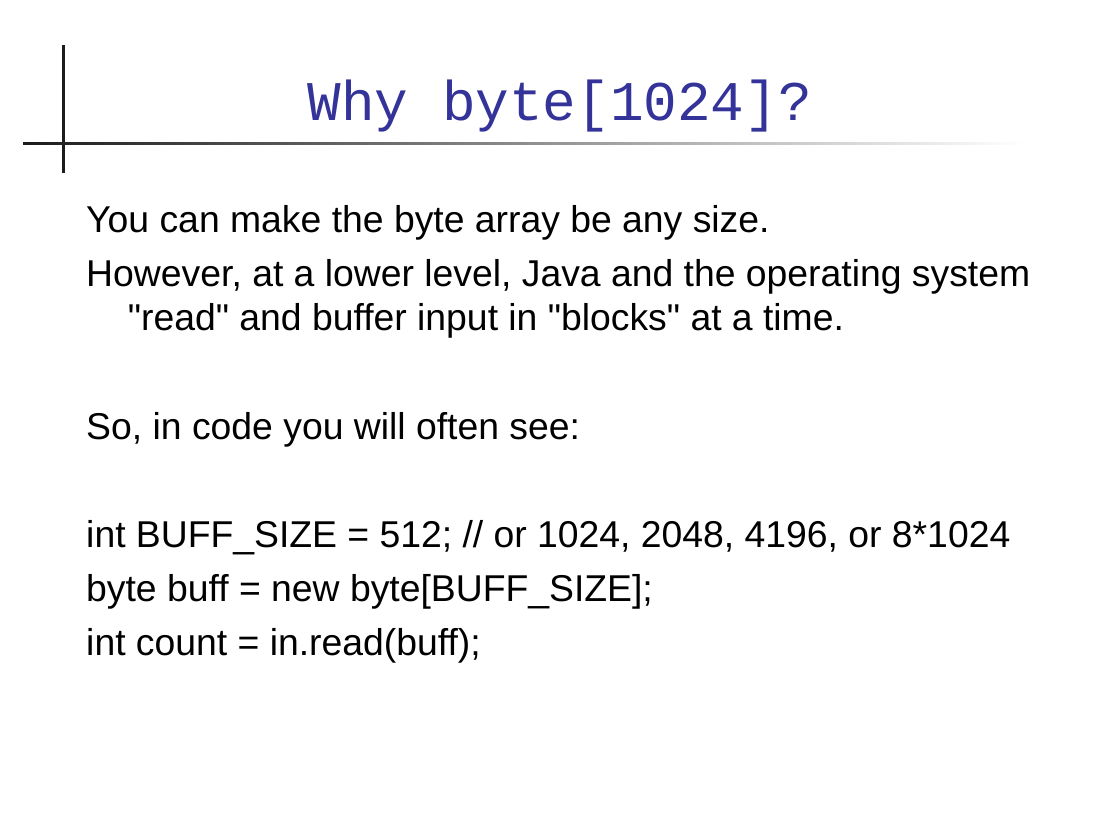
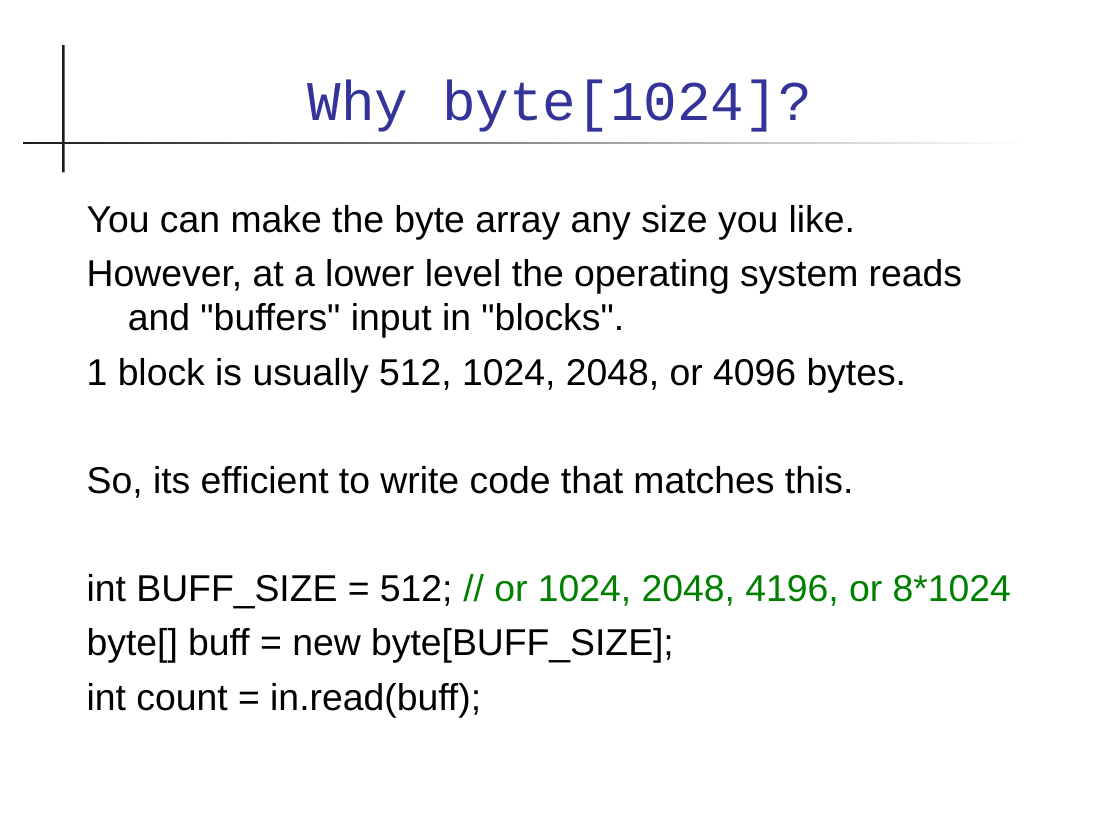
Before and after one commit to skeoop/skeoop.github.io, a slide deck: slide 14 of io/Input-Output.ppt. Drawn at 1120x840 pixels with LibreOffice and Linux fonts; fonts in the diff are those of the drawing. Boxes give left, top, right and bottom in pixels: in the first picture for what was removed or moved away, otherwise in the second. Text is boxed around its words. In the diff, an @@ line names an element or a change of style, - is before the commit and + after.

Commit message:
fix some wording in I/O slides

```diff
--- a/io/Input-Output.ppt
+++ b/io/Input-Output.ppt
@@ text at bbox=[87, 205, 962, 498]: text changed @@
-You can make the byte array be any size.
-However, at a lower level, Java and the operating system "read" and buffer input in "blocks" at a time.
-So, in code you will often see:
+You can make the byte array any size you like.
+However, at a lower level the operating system reads and "buffers" input in "blocks".
+1 block is usually 512, 1024, 2048, or 4096 bytes.
+So, its efficient to write code that matches this.
@@ text at bbox=[87, 574, 1011, 609]: text colour #000000 to #008000 in "// or 1024, 2048, 4196, or 8*1024" @@
@@ text at bbox=[87, 628, 674, 663]: text changed @@
-byte buff = new byte[BUFF_SIZE];
+byte[] buff = new byte[BUFF_SIZE];
```
Also in this commit, not shown: 23 other slides changed, 1 slide removed, 1 other file.
